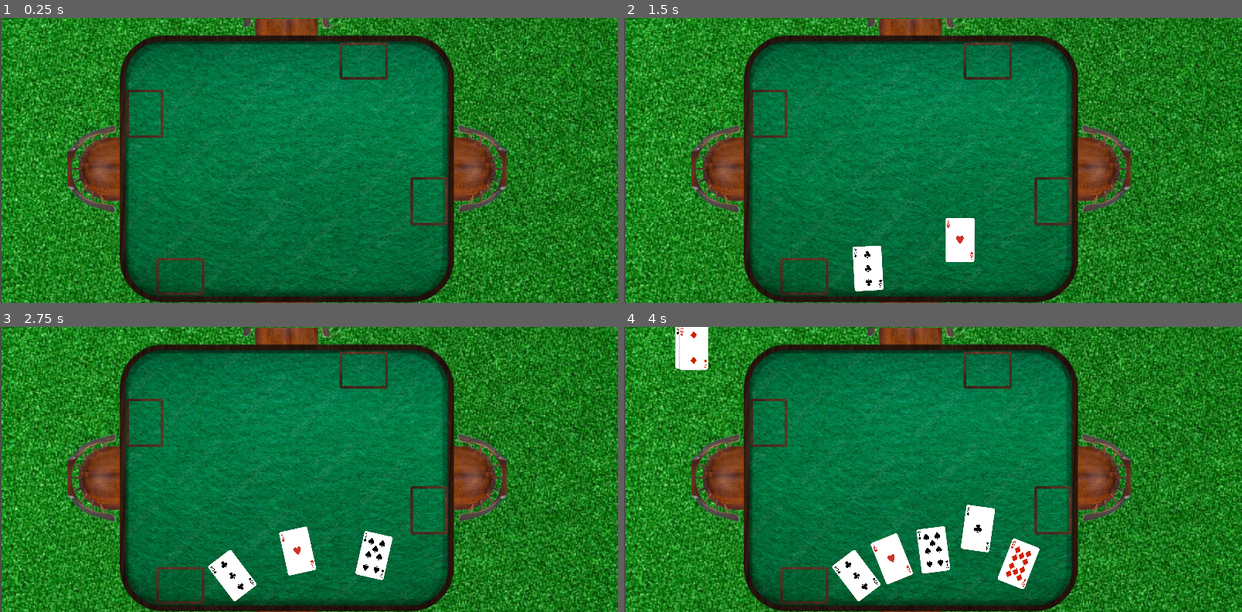
Above: before the commit, frames 1-4 (two rows, left to right).
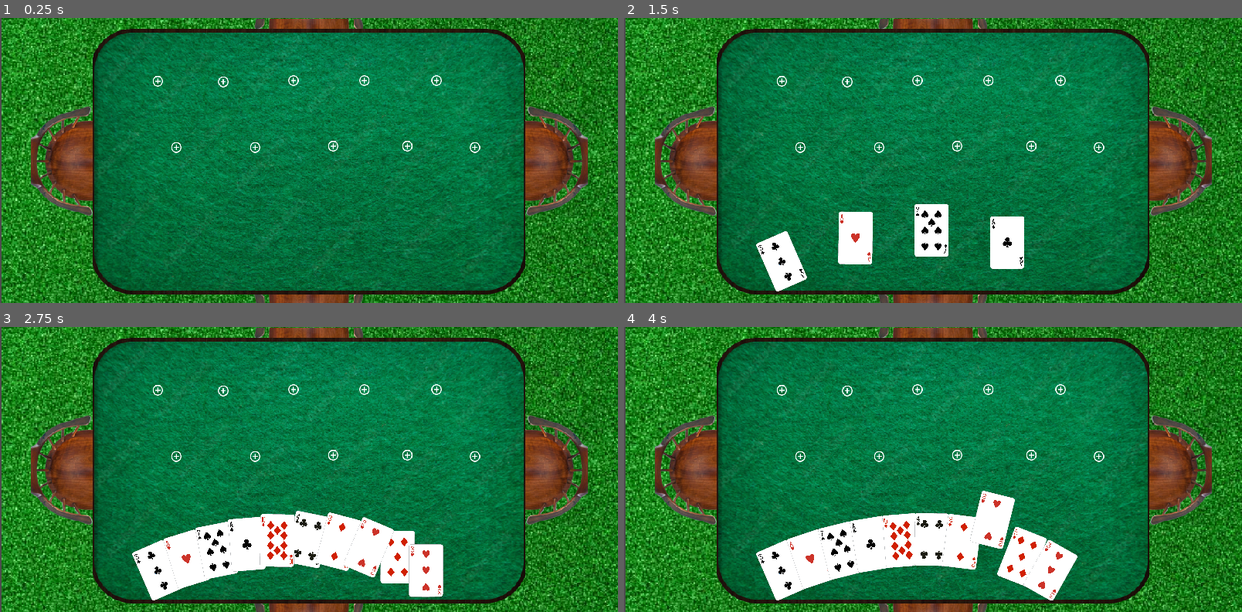
Above: after the commit, the same moments.

Repository: SizoDevelops/CardGame
Game: Godot game, scene res://main.tscn
The game is run twice, just before and just after one commit, with the same random seed, the same clock (stepped at 60 frames per second) and the same inputs.
Inputs (mouse positions are in pixels of both pictures, inside the frame that each line leads up to):
- Up to frame 1 (0.25 s): no input
- Up to frame 2 (1.5 s): tap Enter at 0.5 s; move the mouse to (1068, 146) at 0.52 s; click (1068, 146) at 0.67 s; drag from (883, 294) to (988, 263) at 1.27 s
- Up to frame 3 (2.75 s): move the mouse to (327, 549) at 2.02 s; click (327, 549) at 2.17 s
- Up to frame 4 (4 s): drag from (994, 555) to (747, 426) at 2.77 s; drag from (976, 549) to (852, 577) at 3.52 s

The runs differ from the first frame. In frame 1, 37% of the frame differs, in the area x 0-100%, y 0-100%; in frame 2, 41%; in frame 3, 44%; in frame 4, 44%.

Commit message:
Cards placement working a bit

Diff:
--- a/main.tscn
+++ b/main.tscn
@@ -1,10 +1,11 @@
-[gd_scene load_steps=6 format=3 uid="uid://cjsbc70scgaim"]
+[gd_scene load_steps=7 format=3 uid="uid://cjsbc70scgaim"]
 
 [ext_resource type="Script" path="res://scripts/main.gd" id="1_0eybj"]
 [ext_resource type="PackedScene" uid="uid://cu8e27au77gw2" path="res://scenes/deck.tscn" id="2_po84e"]
 [ext_resource type="Texture2D" uid="uid://8pflyos8manu" path="res://other/floor.png" id="3_4x4e4"]
 [ext_resource type="PackedScene" uid="uid://bw78j4fblf4y5" path="res://scenes/hand.tscn" id="5_14jiv"]
 [ext_resource type="PackedScene" uid="uid://v4uc7jp78lm0" path="res://scenes/table.tscn" id="5_drpjd"]
+[ext_resource type="PackedScene" uid="uid://dbeh2b6r8kfks" path="res://scenes/table_area.tscn" id="6_mr4ny"]
 
 [node name="MAIN" type="Node2D"]
 script = ExtResource("1_0eybj")
@@ -13,14 +14,63 @@
 position = Vector2(467, 215)
 texture = ExtResource("3_4x4e4")
 
-[node name="Node2D" parent="." instance=ExtResource("5_drpjd")]
-position = Vector2(430, 216)
-
 [node name="Controller" type="Node" parent="."]
 
 [node name="Deck" parent="Controller" instance=ExtResource("2_po84e")]
 
+[node name="Table" parent="Controller" instance=ExtResource("5_drpjd")]
+position = Vector2(466, 216)
+
 [node name="PlayerHand" parent="Controller" groups=["players"] instance=ExtResource("5_14jiv")]
+position = Vector2(-1, -1)
 
-[node name="Timer" type="Timer" parent="."]
-one_shot = true
+[node name="TableArea" parent="Controller" instance=ExtResource("6_mr4ny")]
+position = Vector2(237, 94)
+
+[node name="TableArea3" parent="Controller" instance=ExtResource("6_mr4ny")]
+position = Vector2(716, 194)
+
+[node name="TableArea4" parent="Controller" instance=ExtResource("6_mr4ny")]
+position = Vector2(614, 192)
+
+[node name="TableArea5" parent="Controller" instance=ExtResource("6_mr4ny")]
+position = Vector2(502, 192)
+
+[node name="TableArea6" parent="Controller" instance=ExtResource("6_mr4ny")]
+position = Vector2(384, 194)
+
+[node name="TableArea7" parent="Controller" instance=ExtResource("6_mr4ny")]
+position = Vector2(658, 93)
+
+[node name="TableArea8" parent="Controller" instance=ExtResource("6_mr4ny")]
+position = Vector2(549, 93)
+
+[node name="TableArea9" parent="Controller" instance=ExtResource("6_mr4ny")]
+position = Vector2(442, 93)
+
+[node name="TableArea10" parent="Controller" instance=ExtResource("6_mr4ny")]
+position = Vector2(336, 95)
+
+[node name="TableArea11" parent="Controller" instance=ExtResource("6_mr4ny")]
+position = Vector2(265, 194)
+
+[connection signal="id_set" from="Controller/TableArea" to="Controller/PlayerHand" method="_on_table_area_id_set"]
+[connection signal="input_event" from="Controller/TableArea" to="Controller/PlayerHand" method="_on_table_area_input_event"]
+[connection signal="id_set" from="Controller/TableArea3" to="Controller/PlayerHand" method="_on_table_area_id_set"]
+[connection signal="input_event" from="Controller/TableArea3" to="Controller/PlayerHand" method="_on_table_area_input_event"]
+[connection signal="id_set" from="Controller/TableArea4" to="Controller/PlayerHand" method="_on_table_area_id_set"]
+[connection signal="input_event" from="Controller/TableArea4" to="Controller/PlayerHand" method="_on_table_area_input_event"]
+[connection signal="id_set" from="Controller/TableArea5" to="Controller/PlayerHand" method="_on_table_area_id_set"]
+[connection signal="input_event" from="Controller/TableArea5" to="Controller/PlayerHand" method="_on_table_area_input_event"]
+[connection signal="id_set" from="Controller/TableArea6" to="Controller/PlayerHand" method="_on_table_area_id_set"]
+[connection signal="input_event" from="Controller/TableArea6" to="Controller/PlayerHand" method="_on_table_area_input_event"]
+[connection signal="id_set" from="Controller/TableArea7" to="Controller/PlayerHand" method="_on_table_area_id_set"]
+[connection signal="input_event" from="Controller/TableArea7" to="Controller/PlayerHand" method="_on_table_area_input_event"]
+[connection signal="id_set" from="Controller/TableArea8" to="Controller/PlayerHand" method="_on_table_area_id_set"]
+[connection signal="input_event" from="Controller/TableArea8" to="Controller/PlayerHand" method="_on_table_area_input_event"]
+[connection signal="id_set" from="Controller/TableArea9" to="Controller/PlayerHand" method="_on_table_area_id_set"]
+[connection signal="input_event" from="Controller/TableArea9" to="Controller/PlayerHand" method="_on_table_area_input_event"]
+[connection signal="id_set" from="Controller/TableArea10" to="Controller/PlayerHand" method="_on_table_area_id_set"]
+[connection signal="input_event" from="Controller/TableArea10" to="Controller/PlayerHand" method="_on_table_area_input_event"]
+[connection signal="id_set" from="Controller/TableArea11" to="Controller/PlayerHand" method="_on_table_area_id_set"]
+[connection signal="input_event" from="Controller/TableArea11" to="Controller/PlayerHand" method="_on_table_area_input_event"]
--- a/project.godot
+++ b/project.godot
@@ -45,4 +45,5 @@
 
 [rendering]
 
+textures/canvas_textures/default_texture_filter=0
 renderer/rendering_method="mobile"
--- a/scenes/card.tscn
+++ b/scenes/card.tscn
@@ -1,21 +1,24 @@
 [gd_scene load_steps=4 format=3 uid="uid://dd47s87tjqtkl"]
 
 [ext_resource type="Script" path="res://scripts/card.gd" id="1_blw7g"]
-[ext_resource type="Texture2D" uid="uid://dywrbtshxejxi" path="res://PNG/blue_back.png" id="2_7hjl8"]
+[ext_resource type="Texture2D" uid="uid://cea83cdrjny8y" path="res://PNG/blue_back.png" id="2_7hjl8"]
 
-[sub_resource type="RectangleShape2D" id="RectangleShape2D_gnqvj"]
-size = Vector2(37, 84)
+[sub_resource type="RectangleShape2D" id="RectangleShape2D_yu3td"]
+resource_local_to_scene = true
+size = Vector2(80, 133)
 
 [node name="Card" type="Area2D"]
+z_as_relative = false
+y_sort_enabled = true
 script = ExtResource("1_blw7g")
 
 [node name="Sprite2D" type="Sprite2D" parent="."]
-position = Vector2(18.5, -33)
-scale = Vector2(0.08, 0.08)
+scale = Vector2(0.126176, 0.125947)
 texture = ExtResource("2_7hjl8")
 
 [node name="CollisionShape2D" type="CollisionShape2D" parent="."]
-position = Vector2(9.5, -33)
-shape = SubResource("RectangleShape2D_gnqvj")
+z_as_relative = false
+use_parent_material = true
+shape = SubResource("RectangleShape2D_yu3td")
 
 [connection signal="input_event" from="." to="." method="_on_input_event"]
--- /dev/null
+++ b/scenes/card_on_table.tscn
@@ -0,0 +1,4 @@
+[gd_scene format=3 uid="uid://du0d6xmpmq4nw"]
+
+[node name="CardOnTable" type="Marker2D"]
+position = Vector2(221, 116)
--- /dev/null
+++ b/scenes/create_stack.tscn
@@ -0,0 +1,5 @@
+[gd_scene format=3 uid="uid://803qs6qmb16j"]
+
+[node name="CreateStack" type="Button"]
+offset_right = 8.0
+offset_bottom = 8.0
--- a/scenes/hand.tscn
+++ b/scenes/hand.tscn
@@ -4,23 +4,25 @@
 
 [sub_resource type="Curve2D" id="Curve2D_pd5j7"]
 _data = {
-"points": PackedVector2Array(-4.87308, 5.84628, 4.87308, -5.84628, 360.238, 314.92, -151.79, -147.267, 151.79, 147.267, 633.624, 313.361)
+"points": PackedVector2Array(-8.65909, 2.97071, 8.65909, -2.97071, 296.623, 302.329, -197.621, -119.349, 197.621, 119.349, 762, 324)
 }
 point_count = 2
 
 [node name="PlayerHand" type="Node2D"]
+position = Vector2(-1, 1)
 script = ExtResource("1_xdbo2")
 
 [node name="Path2D" type="Path2D" parent="."]
-position = Vector2(-11, 203)
-scale = Vector2(1.01322, 0.641433)
+position = Vector2(-47, 0)
+scale = Vector2(0.960814, 1.22053)
 curve = SubResource("Curve2D_pd5j7")
 
 [node name="PathFollow2D" type="PathFollow2D" parent="Path2D"]
-position = Vector2(360.238, 314.92)
-rotation = -0.875939
+position = Vector2(296.623, 302.329)
+rotation = -0.330491
 
 [node name="DeckSpawner" type="Marker2D" parent="Path2D/PathFollow2D"]
-position = Vector2(-1.52588e-05, -3.8147e-05)
+position = Vector2(0.922998, 0.480926)
 
 [node name="DeckLocation" type="Marker2D" parent="."]
+position = Vector2(455, 406)
--- a/scenes/player_store.tscn
+++ b/scenes/player_store.tscn
@@ -4,20 +4,22 @@
 [ext_resource type="Script" path="res://scripts/player_store.gd" id="1_r03w0"]
 
 [sub_resource type="RectangleShape2D" id="RectangleShape2D_uk2vx"]
-size = Vector2(72, 55)
+size = Vector2(94, 63)
 
 [node name="PlayerStore" type="Area2D"]
 script = ExtResource("1_r03w0")
 
 [node name="CollisionShape2D" type="CollisionShape2D" parent="."]
-position = Vector2(-1, -0.5)
+position = Vector2(-1, -2.5)
 shape = SubResource("RectangleShape2D_uk2vx")
+debug_color = Color(0, 0.6, 0.701961, 0.145098)
 
 [node name="Node2D" type="Node2D" parent="CollisionShape2D"]
 
 [node name="Sprite2D" type="Sprite2D" parent="CollisionShape2D/Node2D"]
 
 [node name="Frame" type="Sprite2D" parent="."]
-position = Vector2(-1, 0)
+position = Vector2(-0.999991, -2.3811)
 rotation = 1.5708
+scale = Vector2(1.22404, 1.391)
 texture = ExtResource("1_13iwa")
--- a/scenes/table.tscn
+++ b/scenes/table.tscn
@@ -1,8 +1,10 @@
-[gd_scene load_steps=2 format=3 uid="uid://v4uc7jp78lm0"]
+[gd_scene load_steps=3 format=3 uid="uid://v4uc7jp78lm0"]
 
-[ext_resource type="Texture2D" uid="uid://c6h2ot341m5ft" path="res://other/table.png" id="1_yjwxl"]
+[ext_resource type="Texture2D" uid="uid://druuul3nxsifq" path="res://other/table.png" id="1_yjwxl"]
+[ext_resource type="Script" path="res://scripts/table.gd" id="2_bp0r8"]
 
-[node name="Node2D" type="Node2D"]
+[node name="Table" type="Node2D"]
+script = ExtResource("2_bp0r8")
 
 [node name="Sprite2D" type="Sprite2D" parent="."]
 texture = ExtResource("1_yjwxl")
--- /dev/null
+++ b/scenes/table_area.tscn
@@ -0,0 +1,23 @@
+[gd_scene load_steps=4 format=3 uid="uid://dbeh2b6r8kfks"]
+
+[ext_resource type="Texture2D" uid="uid://bpb6fkiwam5av" path="res://other/add.png" id="1_gupju"]
+[ext_resource type="Script" path="res://scripts/table_area.gd" id="1_js0a6"]
+
+[sub_resource type="RectangleShape2D" id="RectangleShape2D_op6u8"]
+size = Vector2(33, 42)
+
+[node name="TableArea" type="Area2D"]
+script = ExtResource("1_js0a6")
+
+[node name="CollisionShape2D" type="CollisionShape2D" parent="."]
+position = Vector2(-0.5, 1)
+shape = SubResource("RectangleShape2D_op6u8")
+
+[node name="Area" type="Marker2D" parent="."]
+
+[node name="Add" type="Sprite2D" parent="."]
+position = Vector2(0, 1)
+scale = Vector2(0.649038, 0.649038)
+texture = ExtResource("1_gupju")
+
+[connection signal="input_event" from="." to="." method="_on_input_event"]
--- a/scripts/card.gd
+++ b/scripts/card.gd
@@ -15,9 +15,18 @@
 var stacked = false
 var selected_card = false
 var drag_offset = Vector2()
-@export var table_size = Rect2(Vector2(0, 0), Vector2(300, 180))
-@onready var PlayerHand = "res://scenes/hand.tscn"
+var selectable = true
+var touchable = true
 
+
+signal active_card(node)
+signal card_selected(node)
+
+
+
+
+func set_selectable(val):
+	selectable = val
 
 # Store original properties
 var original_z_index
@@ -28,13 +37,14 @@
 		var tween = get_tree().create_tween()
 
 		tween.tween_property(self, "position", dest, 0.5 ).set_trans(Tween.TRANS_BACK).set_ease(Tween.EASE_OUT)
-		if _rotate != null:
-			#tween.tween_property(self, "rotation", rotation, rotate, 0.2, Tween.TRANS_LINEAR, Tween.EASE_IN)
-			tween.tween_property(self, "rotation", _rotate, 0.2 ).set_trans(Tween.TRANS_LINEAR).set_ease(Tween.EASE_IN)
-
 		if _scale != null:
 			#tween.tween_property(self, "scale", scale, _scale, 0.5, Tween.TRANS_BACK, Tween.EASE_OUT)
 			tween.tween_property(self, "scale", _scale, 0.5 ).set_trans(Tween.TRANS_BACK).set_ease(Tween.EASE_OUT)
+		if _rotate != null:
+
+			tween.tween_property(self, "rotation", _rotate, 0.2 ).set_trans(Tween.TRANS_LINEAR).set_ease(Tween.EASE_IN)
+
+
 		original_z_index = z_index
 		original_rotation = rotation
 		original_scale = scale
@@ -48,7 +58,7 @@
 	scale = _scale
 
 func card_width():
-	var cardwidth = $Sprite2D.texture.get_width() * scale.x + 0.065
+	var cardwidth = $Sprite2D.texture.get_width() * scale.x
 	return cardwidth
 
 func kill_card():
@@ -67,18 +77,68 @@
 	on_table = value
 
 
+func make_focus():
+	if selectable:
+		var position_shift = position
+		position_shift.y -= focus_move_on_y
+		if position == handposition:
+			move_card(position_shift, 0.0)
+		z_index = 2
+		selected_card = true
+		emit_signal("active_card", self)
+
+
+
+func off_focus():
+	if selectable:
+		move_card(handposition, handrotation)
+		z_index = 1
+		selected_card = false
+		touchable = true
+
+func make_active(card):
+	if card != self:
+		off_focus()
+
 func _on_input_event(viewport, event, shape_idx):
-	if event is InputEventMouseButton and event.button_index == MOUSE_BUTTON_LEFT:
-		if event.pressed:
+	if touchable:
 
-			var position_shift = position
-			position_shift.y -= focus_move_on_y
-			if position == handposition:
-				move_card(position_shift, 0.0)
-			z_index = 2
-			selected_card = true
-			emit_signal("active_card", self)
-		else:
-			move_card(handposition, handrotation)
-			z_index = 0
-			selected_card = false
+		if event is InputEventMouseButton || event is InputEventScreenTouch:
+
+			if selected_card:
+				if event.button_index == MOUSE_BUTTON_LEFT and event.pressed || event.is_pressed():
+					print("something")
+					off_focus()
+					selected_card = false
+
+			elif !selected_card:
+
+				if  event.button_index == MOUSE_BUTTON_LEFT and event.pressed || event.is_pressed():
+					make_focus()
+					selected_card = true
+
+
+
+
+
+
+#
+#func _on_input_event(viewport, event, shape_idx):
+	#if event is InputEventMouseButton:
+	#
+		#if event.button_index == MOUSE_BUTTON_LEFT and event.pressed:
+			#z_index = 1
+		#
+			#var position_shift = position
+			#position_shift.y -= focus_move_on_y
+			#if position == handposition:
+				#move_card(position_shift, 0.0)
+			#
+			#selected_card = true
+			#emit_signal("card_selected", self)
+			#
+		#else:
+			#z_index = 0
+			#move_card(handposition, handrotation)
+			#selected_card = false
+#
--- a/scripts/deck.gd
+++ b/scripts/deck.gd
@@ -37,7 +37,7 @@
 	var cardreturn = []
 	for i in num:
 		cardreturn.append(deck[i])
-		print(cardreturn[i].cardname)
+
 	for i in cardreturn.size():
 		deck.remove_at(0)
 	return cardreturn
--- a/scripts/hand.gd
+++ b/scripts/hand.gd
@@ -1,12 +1,22 @@
 extends Node2D
 
 @onready var deck = $"../Deck"
+
 
 var hand = []
 var card_path = "res://PNG/"
 var card_width
-
-@export var card_scale = Vector2(0.80, 0.80)
+var table_card_pos = Vector2.ZERO
+@export var card_scale = Vector2(0.6, 0.6)
+var index = 0
+var rng
+
+func _ready():
+	# Create an instance of the RandomNumberGenerator
+	rng = RandomNumberGenerator.new()
+
+	# Seed the generator with the system's entropy for more unpredictability
+	rng.randomize()
 
 func draw_cards(card):
 	hand += deck.give_cards(card)
@@ -45,7 +55,12 @@
 			secondpart = str(hand[i].cardsuit) + ".png"
 
 		fullpart = firstpart + secondpart
+
 		hand[i].change_sprite(card_path+fullpart)
+		if not hand[i].is_connected("active_card", Callable(self, "_active_card")):
+			hand[i].connect("active_card", Callable(self, "_active_card"))
+		if not hand[i].is_connected("card_selected", Callable(self, "_card_selected")):
+			hand[i].connect("card_selected", Callable(self, "_card_selected"))
 
 func place_cards():
 	var path_length = $Path2D.curve.get_baked_length()
@@ -59,7 +74,7 @@
 		return
 
 	card_width = hand[0].card_width()  # Assuming all cards have the same width
-	ideal_cardwidth = card_width * 1.5
+	ideal_cardwidth = card_width * 0.6
 	hand_width = ideal_cardwidth * hand.size()
 
 	# Ensure cards are not already added
@@ -93,3 +108,98 @@
 		$Path2D/PathFollow2D.progress += ideal_cardwidth
 
 	$Path2D/PathFollow2D.progress = 0.0
+
+func reset_hand():
+	for i in hand.size():
+		hand[i].kill_card()
+	hand = []
+
+
+func remove_card(card):
+	hand.erase(card)
+	place_cards()
+
+var table_holder = []
+var selected_card = null
+var selected = false
+
+func _active_card(card):
+
+	for i in hand.size():
+		hand[i].make_active(card)
+
+
+	selected_card = card
+
+func give_hand():
+	return hand
+
+
+
+func is_position_occupied(position: Vector2) -> bool:
+
+	for card in table_holder:
+
+		if card.stack.size() > 0 and card.stack[card.stack.size() - 1].position.distance_to(position) < 50:  # Assuming card_size is a function or constant
+			return true
+	return false
+
+
+
+func generate_random_id(rng: RandomNumberGenerator):
+	# Length of the ID
+	var length = 16
+
+	# Characters to use in the ID
+	var chars = "abcdefghijklmnopqrstuvwxyzABCDEFGHIJKLMNOPQRSTUVWXYZ0123456789"
+	var id = ""
+
+	for i in range(length):
+		# Pick a random character from the chars string
+		var char = chars[rng.randi_range(0, chars.length() - 1)]
+		id += char
+
+	return id
+
+var area_ids = []
+
+func full(elem):
+	return elem.stack.size() > 0
+
+
+func _on_table_area_id_set(id, event):
+	table_card_pos = to_local(event.position)
+	if selected_card and !is_position_occupied(table_card_pos) and selected_card.selected_card:
+		selected_card.move_card(table_card_pos, 0.0)
+
+		# Remove the card from any stack it currently belongs to
+		for stack in table_holder:
+			if selected_card in stack["stack"]:
+				stack["stack"].erase(selected_card)
+
+		# Add the card to the appropriate stack or create a new stack if it doesn't exist
+		var found_stack = false
+
+		for stack in table_holder:
+			if stack["id"] == id:
+				if not selected_card in stack["stack"]:
+					stack["stack"].append(selected_card)
+				found_stack = true
+				break
+
+		if not found_stack:
+			table_holder.append({"stack": [selected_card], "id": id})
+
+		# Remove any empty stacks
+		table_holder = table_holder.filter(full)
+
+		selected_card.handposition = table_card_pos
+		selected_card.handrotation = 0.0
+		selected_card.selected_card = false
+		hand.erase(selected_card)
+		selected_card = null
+
+		place_cards()
+		print(table_holder)
+	else:
+		print(id)
--- a/scripts/main.gd
+++ b/scripts/main.gd
@@ -3,22 +3,18 @@
 @onready var player_hand = $Controller/PlayerHand
 
 @onready var deck = $Controller/Deck
-@onready var timer = $Timer
-
 
 
 
 # Called when the node enters the scene tree for the first time.
 func _ready():
-	await get_tree().create_timer(1.0).timeout
+	await get_tree().create_timer(.5).timeout
 	get_tree().call_group("players", "draw_cards", 2)
-	await get_tree().create_timer(1.0).timeout
-	get_tree().call_group("players", "draw_cards", 1)
-	await get_tree().create_timer(1.0).timeout
+	await get_tree().create_timer(.5).timeout
 	get_tree().call_group("players", "draw_cards", 2)
-	await get_tree().create_timer(1.0).timeout
+	await get_tree().create_timer(.5).timeout
 	get_tree().call_group("players", "draw_cards", 2)
-	await get_tree().create_timer(1.0).timeout
+	await get_tree().create_timer(.5).timeout
 	get_tree().call_group("players", "draw_cards", 2)
-	await get_tree().create_timer(1.0).timeout
-	get_tree().call_group("players", "draw_cards", 1)
+	await get_tree().create_timer(.5).timeout
+	player_hand.draw_cards(2)
--- a/scripts/table.gd
+++ b/scripts/table.gd
@@ -1,21 +1,11 @@
 extends Node2D
 
-@export var table_size = Rect2(Vector2(0, 0), Vector2(300, 180))
-var cards = []
 
-func add_card(card):
-	cards.append(card)
-	add_child(card)
-	card.connect("area_entered", card, "_on_area_entered")
-	card.set_on_table(true)  # Mark the card as on the table
+# Called when the node enters the scene tree for the first time.
+func _ready():
+	pass # Replace with function body.
 
-func remove_card(card):
-	if card in cards:
-		cards.erase(card)
-		card.queue_free()
 
+# Called every frame. 'delta' is the elapsed time since the previous frame.
 func _process(delta):
-	for card in cards:
-		if card.stacked:
-			# Ensure stacked cards stay in place
-			card.global_position = card.get_parent().global_position
+	pass
--- /dev/null
+++ b/scripts/table_area.gd
@@ -0,0 +1,39 @@
+extends Area2D
+
+
+
+var area_id = ""
+signal  id_set(id, event:InputEvent)
+
+func _ready():
+	# Create an instance of the RandomNumberGenerator
+	var rng = RandomNumberGenerator.new()
+
+	# Seed the generator with the system's entropy for more unpredictability
+	rng.randomize()
+	area_id = generate_random_id(rng)
+
+	# Generate a random ID
+# Function to generate a random ID string
+func generate_random_id(rng: RandomNumberGenerator):
+	# Length of the ID
+	var length = 16
+
+	# Characters to use in the ID
+	var chars = "abcdefghijklmnopqrstuvwxyzABCDEFGHIJKLMNOPQRSTUVWXYZ0123456789"
+	var id = ""
+
+	for i in range(length):
+		# Pick a random character from the chars string
+		var char = chars[rng.randi_range(0, chars.length() - 1)]
+		id += char
+
+	return id
+
+
+
+
+func _on_input_event(viewport, event, shape_idx):
+	if event is InputEventMouseButton:
+		if event.button_index == MOUSE_BUTTON_LEFT and event.pressed:
+			emit_signal("id_set", area_id, event)
Not shown, changed: PNG/10C.png.import
Not shown, changed: PNG/10D.png.import
Not shown, changed: PNG/10H.png.import
Not shown, changed: PNG/10S.png.import
Not shown, changed: PNG/2C.png.import
Not shown, changed: PNG/2D.png.import
Not shown, changed: PNG/2H.png.import
Not shown, changed: PNG/2S.png.import
Not shown, changed: PNG/3C.png.import
Not shown, changed: PNG/3D.png.import
Not shown, changed: PNG/3H.png.import
Not shown, changed: PNG/3S.png.import
(and 77 more such lines)
